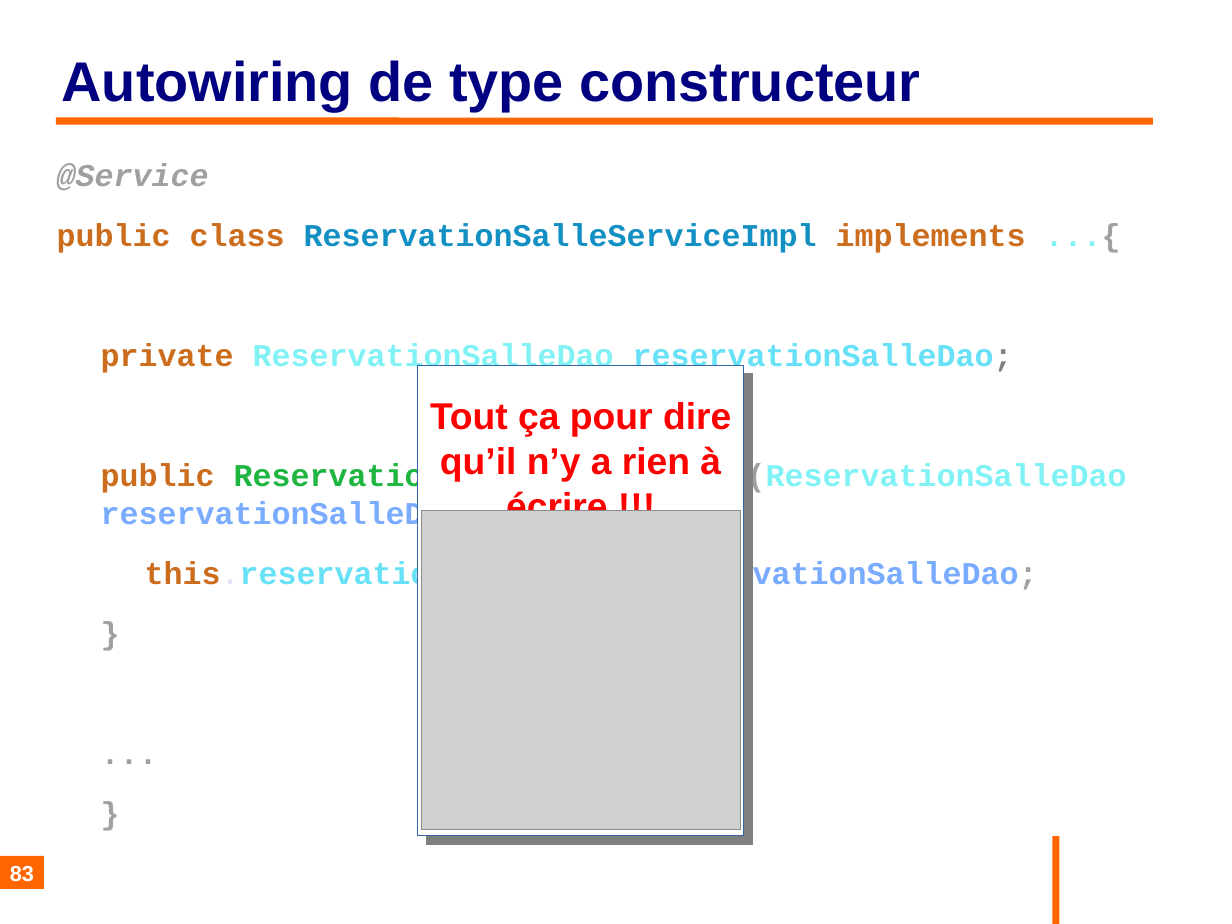
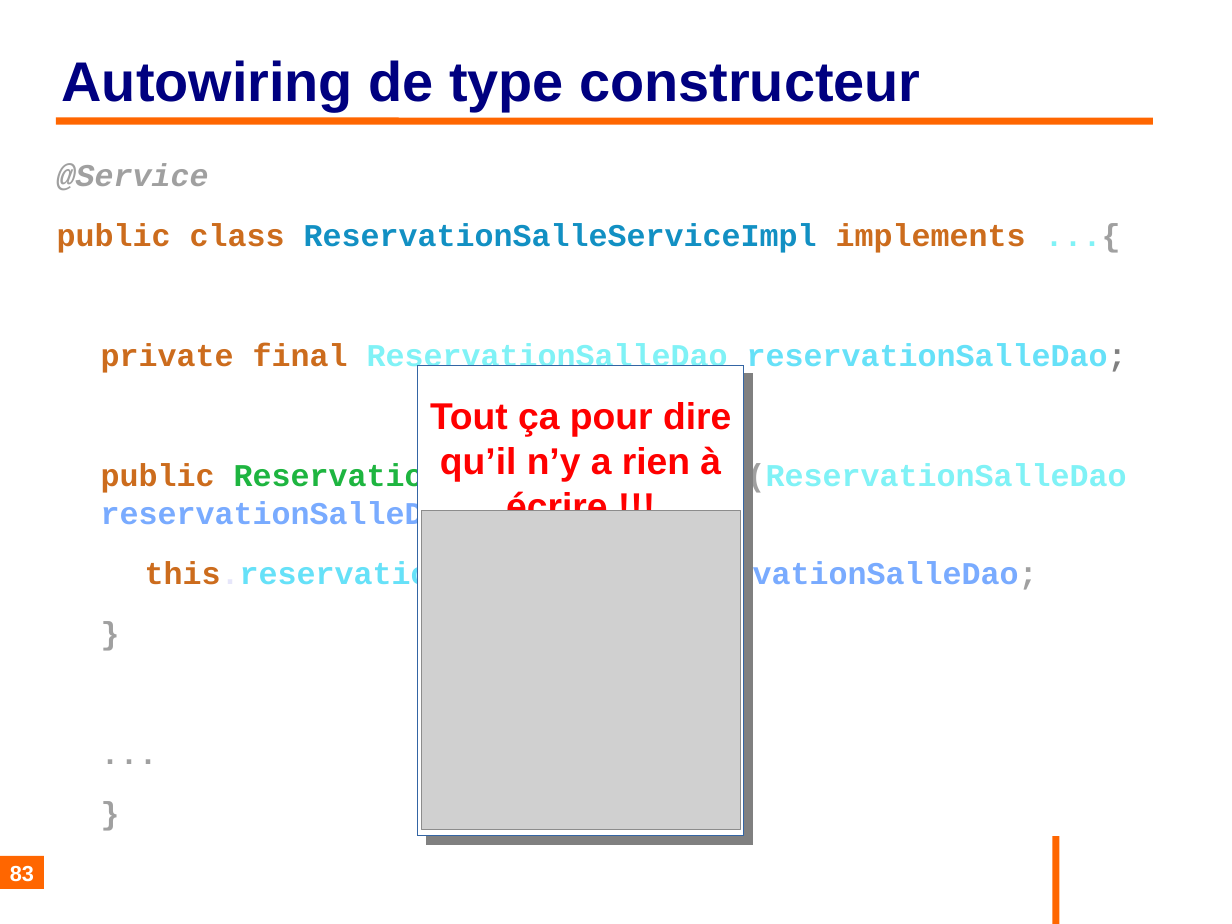
Before and after one commit to philphils/formation-spring, a slide deck: slide 83 of Documentation/diapo_formation_spring.odp. Drawn at 1232x924 pixels with LibreOffice and Linux fonts; fonts in the diff are those of the drawing; grey boxes stand for pictures; background and template pictures are left out. Boxes give left, top, right and bottom in pixels: in the first picture for what was removed or moved away, otherwise in the second. Text is boxed around its words. In the diff, an @@ line names an element or a change of style, - is before the commit and + after.

Commit message:
Correction diapo 82

```diff
--- a/Documentation/diapo_formation_spring.odp
+++ b/Documentation/diapo_formation_spring.odp
@@ text at [101, 343, 1127, 375]: text changed @@
-private ReservationSalleDao reservationSalleDao;
+private final ReservationSalleDao reservationSalleDao;
```
